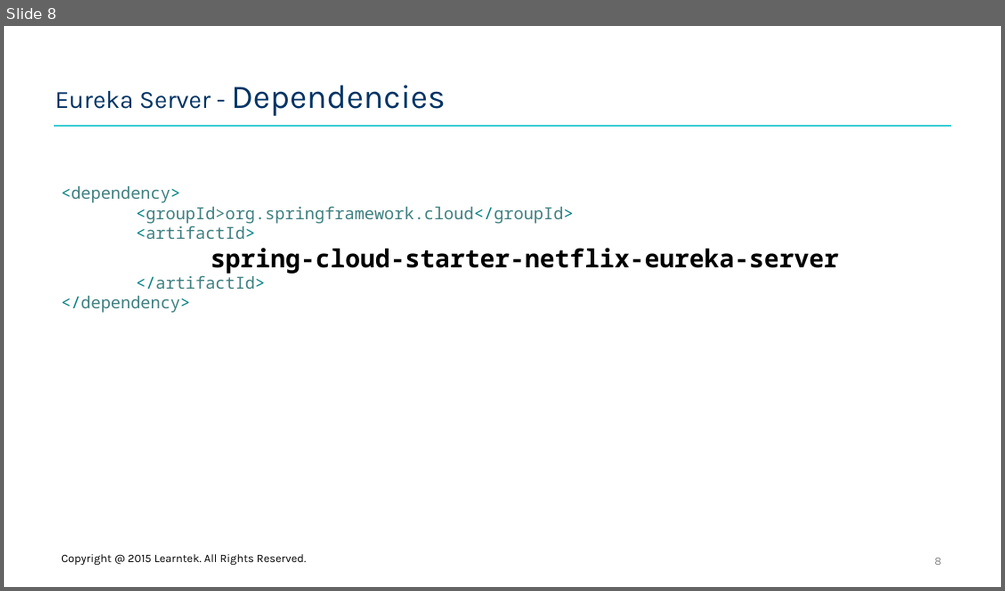
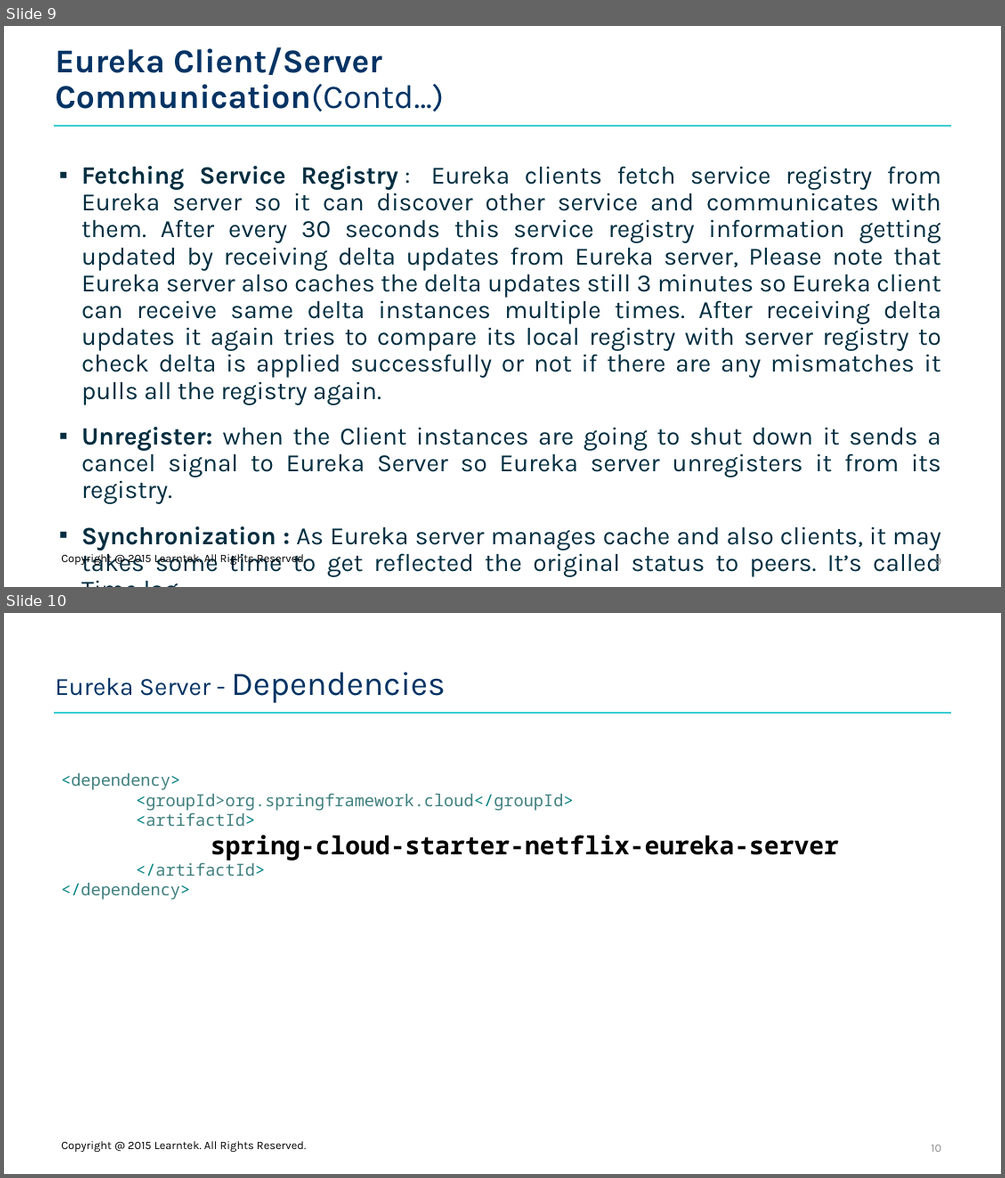
Before and after one commit to santoshkar/Microservice, a slide deck: Presentations/Part-6-Spring Cloud Service Discovery.pptx. Shown one above the other, each under a label of ours: slide 8 before the commit, slides 9 and 10 after it. The pictures are 1005x591 and 1005x1178 pixels, drawn with LibreOffice and Linux fonts; fonts in the diff are those of the drawing; background and template pictures are left out. Boxes give left, top, right and bottom in pixels: in the first picture for what was removed or moved away, otherwise in the second. Text is boxed around its words. In the diff, an @@ line names an element or a change of style, - is before the commit and + after.

```diff
--- a/Presentations/Part-6-Spring Cloud Service Discovery.pptx
+++ b/Presentations/Part-6-Spring Cloud Service Discovery.pptx
@@ slide 9 added at (4,26,1001,587), background #FFFFFF; not listed: 1 template element that a slide beside it also shows @@
@@ title added at (55,47,444,111), 32 pt, text #033364, bold @@
+Eureka Client/Server Communication(Contd…)
@@ text added at (81,166,941,576), 24 pt, text #002D40 @@
+▪ Fetching Service Registry : Eureka clients fetch service registry from Eureka server so it can discover other service and communicates with them. After every 30 seconds this service registry information getting updated by receiving delta updates from Eureka server, Please note that Eureka server also caches the delta updates still 3 minutes so Eureka client can receive same delta instances multiple times. After receiving delta updates it again tries to compare its local registry with server registry to check delta is applied successfully or not if there are any mismatches it pulls all the registry again.
+▪ Unregister: when the Client instances are going to shut down it sends a cancel signal to Eureka Server so Eureka server unregisters it from its registry.
+▪ Synchronization : As Eureka server manages cache and also clients, it may takes some time to get reflected the original status to peers. It’s called Time lag.
@@ text added at (61,553,306,566), 11 pt, text #000000 @@
+Copyright @ 2015 Learntek. All Rights Reserved.
@@ page number added at (935,555,941,569), 11 pt, text #8C8C8C @@
+9
@@ what was slide 8 is now slide 10 @@
@@ page number at (930,1144,941,1151): text changed @@
-8
+10
```
Also in this commit, not shown: 1 other slide added, 1 other file.
